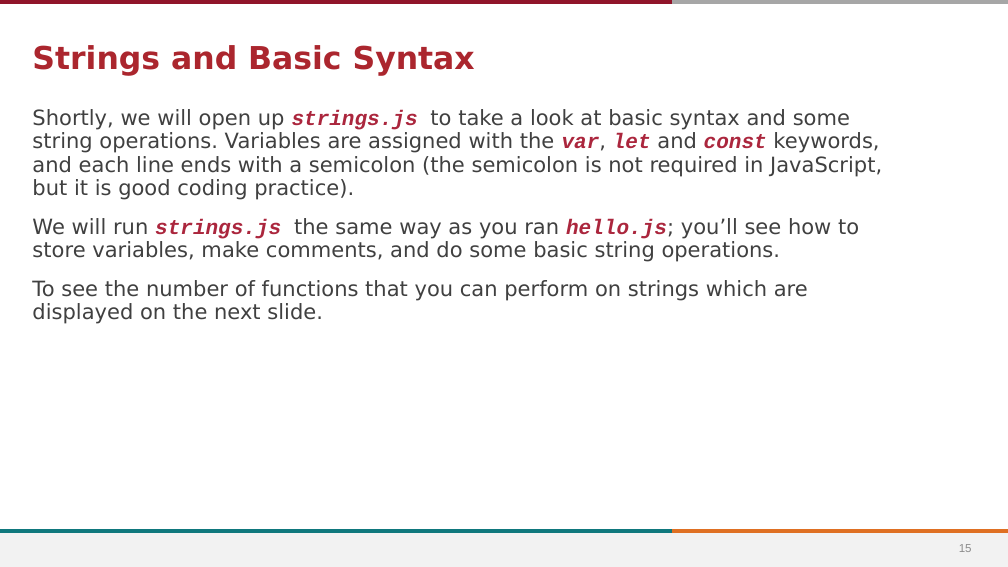
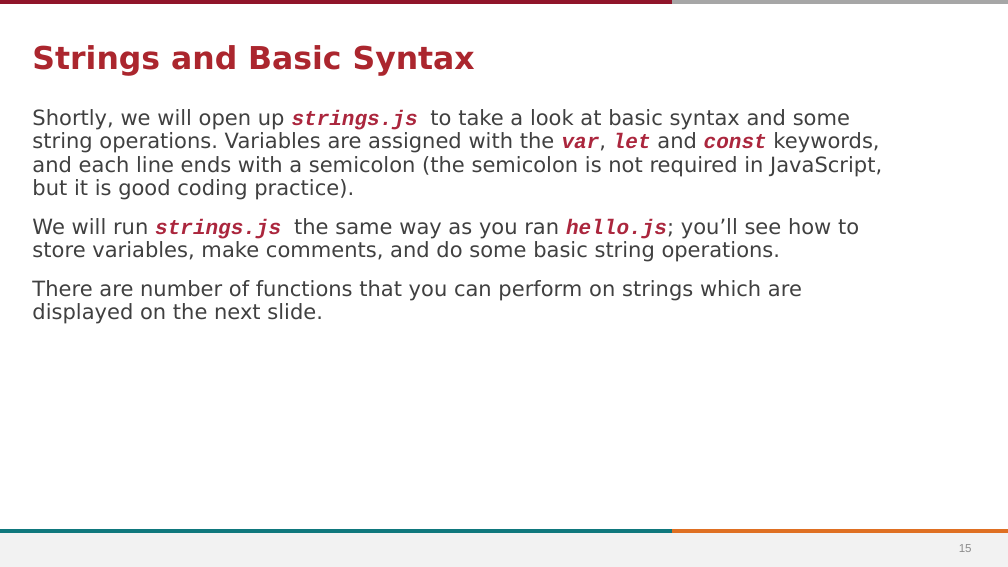
Before and after one commit to stevens-cs546-cs554/CS-546, a slide deck: slide 15 of lecture_01/Intro to JavaScript.pptx. Drawn at 1008x567 pixels with LibreOffice and Linux fonts; fonts in the diff are those of the drawing; background and template pictures are left out. Boxes give left, top, right and bottom in pixels: in the first picture for what was removed or moved away, otherwise in the second. Text is boxed around its words. In the diff, an @@ line names an element or a change of style, - is before the commit and + after.

```diff
--- a/lecture_01/Intro to JavaScript.pptx
+++ b/lecture_01/Intro to JavaScript.pptx
@@ text at [32,280,802,324]: text changed @@
-To see the number of functions that you can perform on strings which are displayed on the next slide.
+There are number of functions that you can perform on strings which are displayed on the next slide.
```
Also in this commit, not shown: 2 other files.
